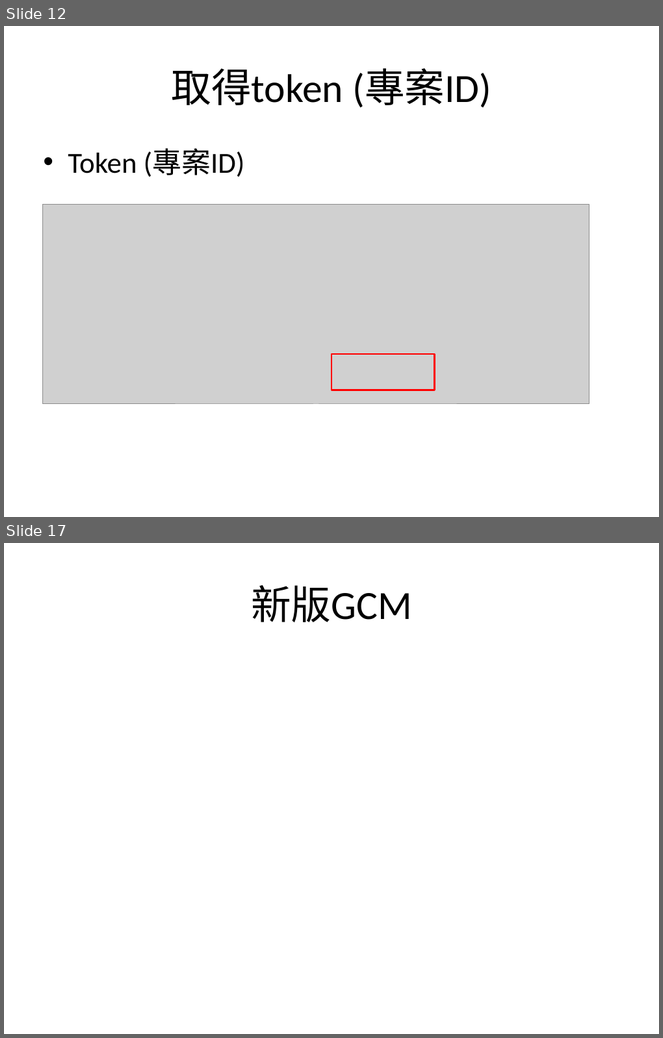
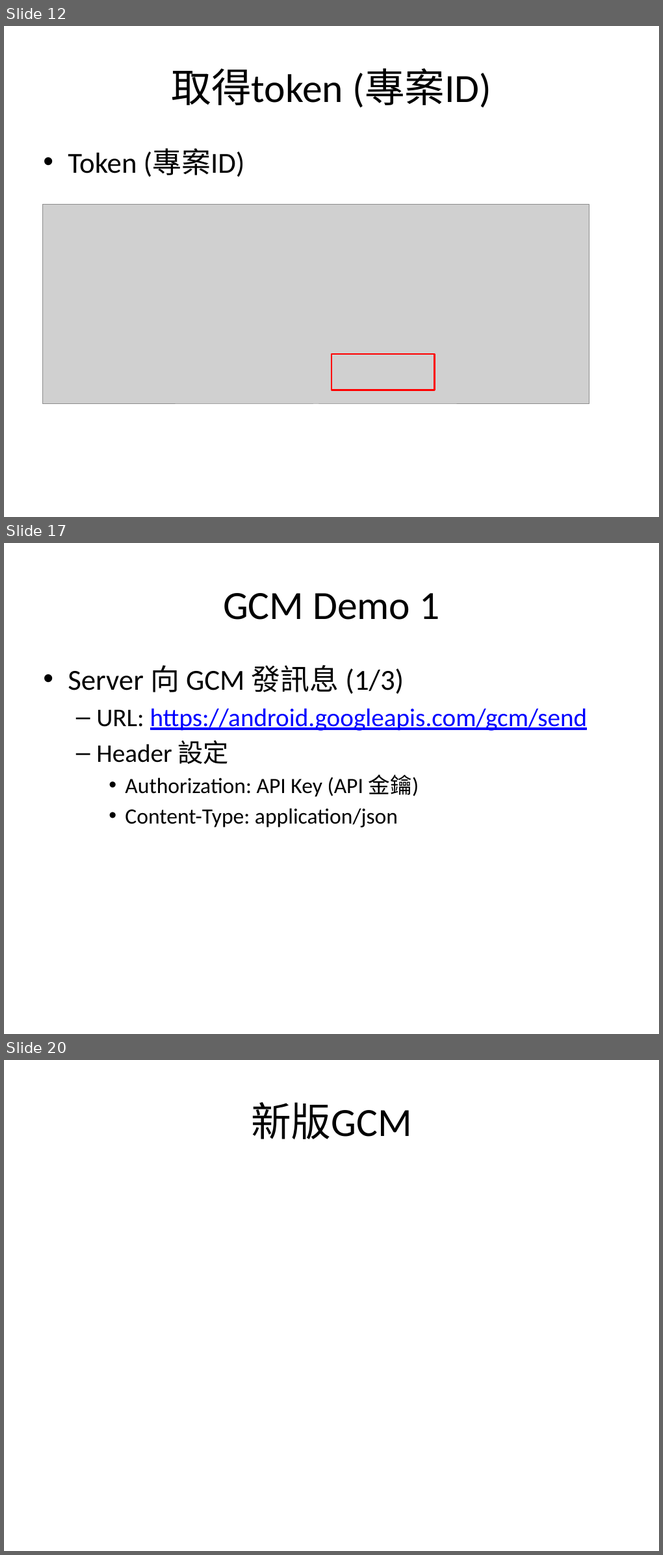
Before and after one commit to sonnyshih/AndroidDemoSample, a slide deck: CustomerUIDemo/GCM instruction.pptx. Shown one above the other, each under a label of ours: slides 12 and 17 before the commit, slides 12, 17 and 20 after it; the slides between them are not shown. The pictures are 663x1038 and 663x1555 pixels, drawn with LibreOffice and Linux fonts; fonts in the diff are those of the drawing; grey boxes stand for pictures. Boxes give left, top, right and bottom in pixels: in the first picture for what was removed or moved away, otherwise in the second. Text is boxed around its words. In the diff, an @@ line names an element or a change of style, - is before the commit and + after.

```diff
--- a/CustomerUIDemo/GCM instruction.pptx
+++ b/CustomerUIDemo/GCM instruction.pptx
@@ slide 17 added at <box>4,543,659,1034</box>, background #FFFFFF @@
@@ title added at <box>223,593,440,620</box>, 44 pt, text #000000 @@
+GCM Demo 1
@@ text added at <box>68,665,588,828</box>, 24 pt, text #000000 @@
+• Server 向 GCM 發訊息 (1/3)
+  – URL: https://android.googleapis.com/gcm/send
+  – Header 設定
+    • Authorization: API Key (API 金鑰)
+    • Content-Type: application/json
@@ what was slide 17 is now slide 20 @@
```
Also in this commit, not shown: 4 slides changed, 2 other slides added, 1 other file.
